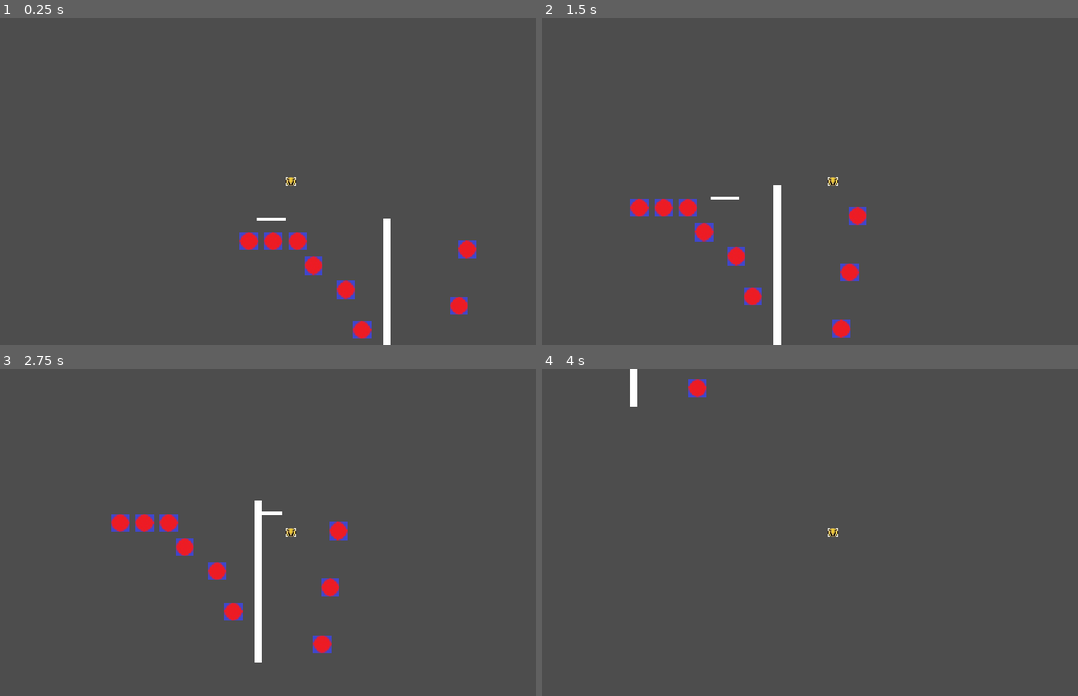
Above: before the commit, frames 1-4 (two rows, left to right).
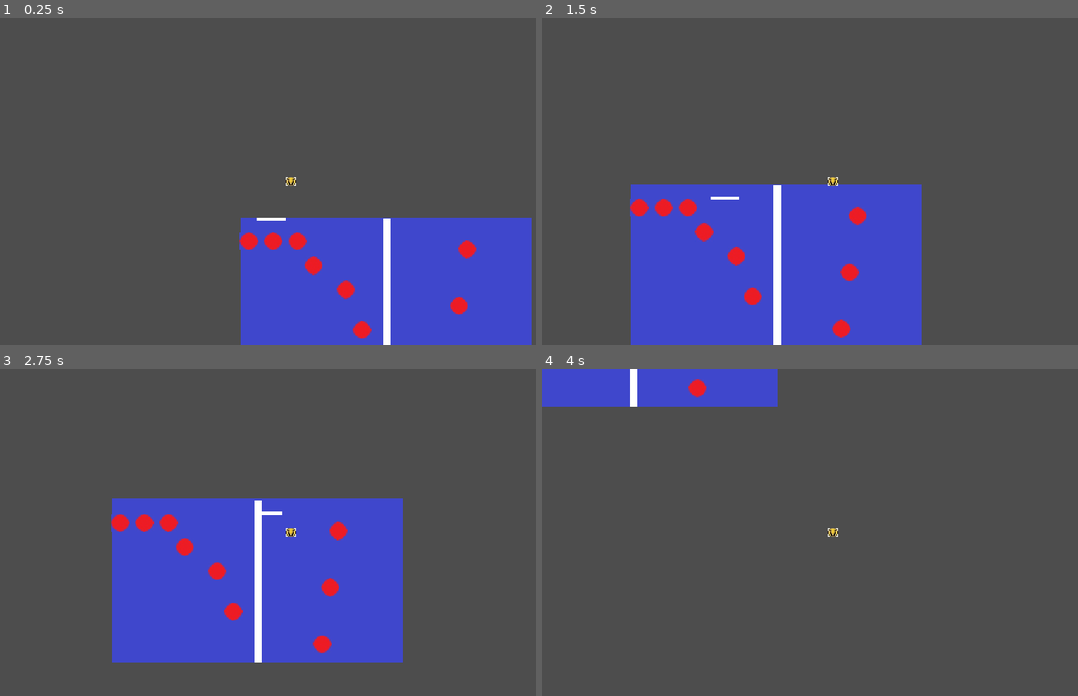
Above: after the commit, the same moments.

Repository: isobel-p/haven
Game: Godot game, scene res://game.tscn
Same seed, same stepped clock (60 frames per second), same inputs: the game is played once before the commit and once after it.
Inputs:
- Up to frame 1 (0.25 s): no input
- Up to frame 2 (1.5 s): hold Right (right) from 0.53 s (still down); tap Up (jump) at 0.77 s
- Up to frame 3 (2.75 s): tap Up (jump) at 1.52 s; release Right (right) at 2.03 s; hold Left (left) from 2.03 s (still down)
- Up to frame 4 (4 s): release Left (left) at 2.78 s; hold Right (right) from 2.78 s (still down); tap Up (jump) at 3.02, 3.77 s

The runs differ from the first frame. In frame 1, 19% of the frame differs, in the area x 44-100%, y 61-100%; in frame 2, 24%; in frame 3, 25%, in the area x 20-76%, y 39-90%; in frame 4, 4.7%.

Commit message:
Set position

Diff:
--- a/area_2d.gd
+++ b/area_2d.gd
@@ -9,3 +9,6 @@
 # Called every frame. 'delta' is the elapsed time since the previous frame.
 func _process(delta: float) -> void:
 	pass
+func _on_body_entered(_body):
+	global_position.x = 0
+	global_position.y = 0
--- a/game.tscn
+++ b/game.tscn
@@ -1,5 +1,6 @@
 [gd_scene format=4 uid="uid://bdljtg72p7ljc"]
 
+[ext_resource type="Texture2D" uid="uid://bf81oq12rnla6" path="res://assets/Table.jpg" id="1_7jktm"]
 [ext_resource type="Script" uid="uid://cdkivmcm0qs" path="res://character_body_2d.gd" id="2_fc0e3"]
 [ext_resource type="Texture2D" uid="uid://bwaedd2nk32yo" path="res://assets/Player.jpg" id="2_feb5d"]
 [ext_resource type="PackedScene" uid="uid://8k12gaxmjrak" path="res://paddle.tscn" id="4_fc0e3"]
@@ -18,6 +19,9 @@
 physics_layer_0/collision_layer = 1
 sources/0 = SubResource("TileSetAtlasSource_j5wjh")
 
+[sub_resource type="RectangleShape2D" id="RectangleShape2D_pgyqk"]
+size = Vector2(574, 1.0264363)
+
 [node name="Node2D" type="Node" unique_id=845635383]
 
 [node name="TextureRect" type="TextureRect" parent="." unique_id=611853722]
@@ -29,6 +33,7 @@
 offset_bottom = -324.0
 grow_horizontal = 2
 grow_vertical = 2
+texture = ExtResource("1_7jktm")
 stretch_mode = 1
 
 [node name="Paddle" parent="." unique_id=1594035442 instance=ExtResource("4_fc0e3")]
@@ -55,11 +60,15 @@
 tile_map_data = PackedByteArray("AAAAAAIAAAAAAAAAAAABAAIAAAAAAAAAAFABAAMAAAAAAAAAADAAAAMAAAAAAAAAAGADAAMAAAAAAAAAAGADAA …(496 unchanged characters)…
 tile_set = SubResource("TileSet_j7hea")
 
-[node name="Line" type="Sprite2D" parent="." unique_id=629638475]
-position = Vector2(292, 161.5)
-scale = Vector2(0.96666664, 21.666668)
-
-[node name="Line2" type="Sprite2D" parent="." unique_id=1953201802]
+[node name="Line" type="Sprite2D" parent="." unique_id=1953201802]
 position = Vector2(290, 163.25)
 scale = Vector2(1, 21.433332)
 texture = ExtResource("5_ryrav")
+
+[node name="Area2D" type="Area2D" parent="." unique_id=576443871]
+position = Vector2(290, 163.25)
+scale = Vector2(1, 21.433332)
+
+[node name="CollisionShape2D" type="CollisionShape2D" parent="Area2D" unique_id=429111834]
+position = Vector2(-3, 8.4331255)
+shape = SubResource("RectangleShape2D_pgyqk")
